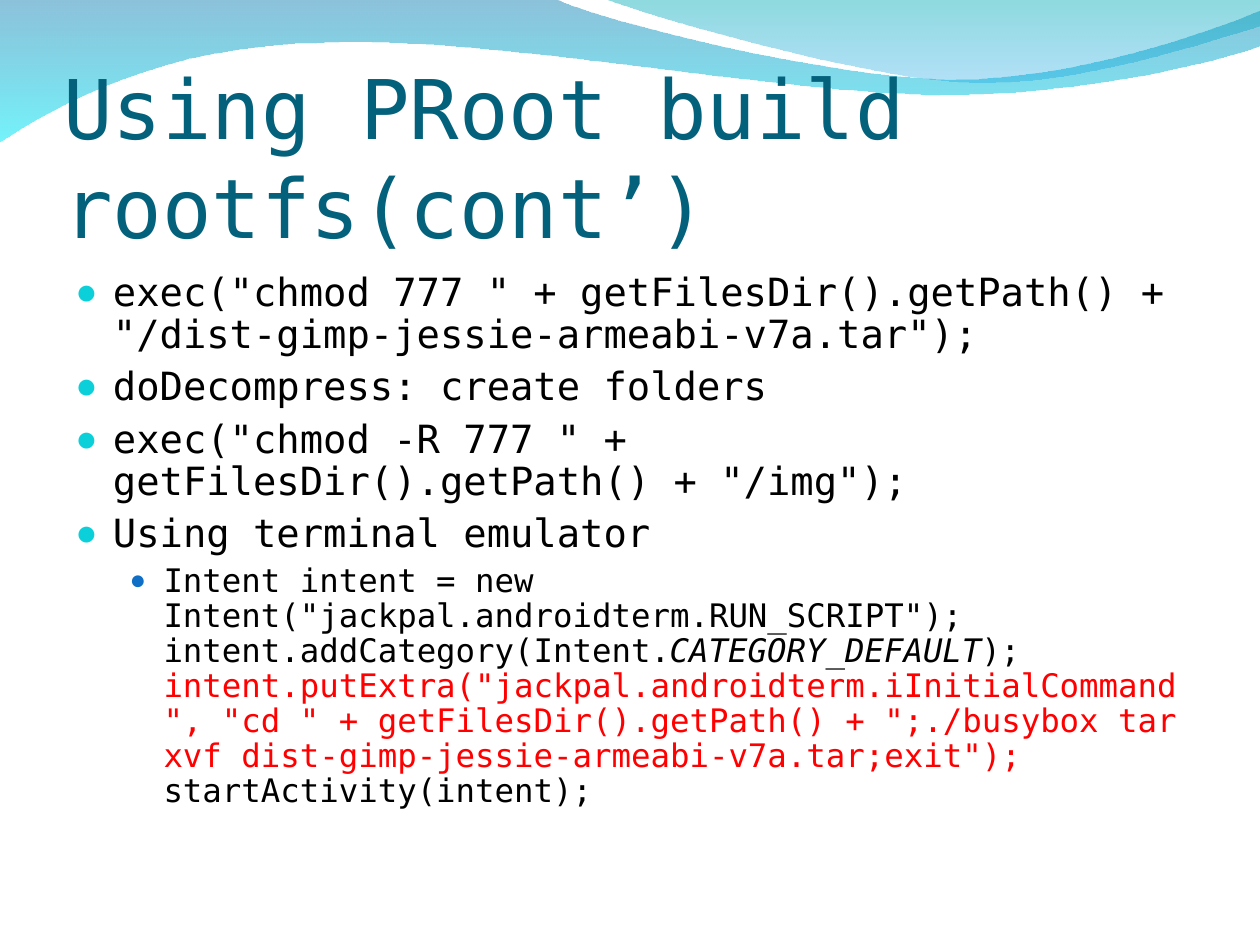
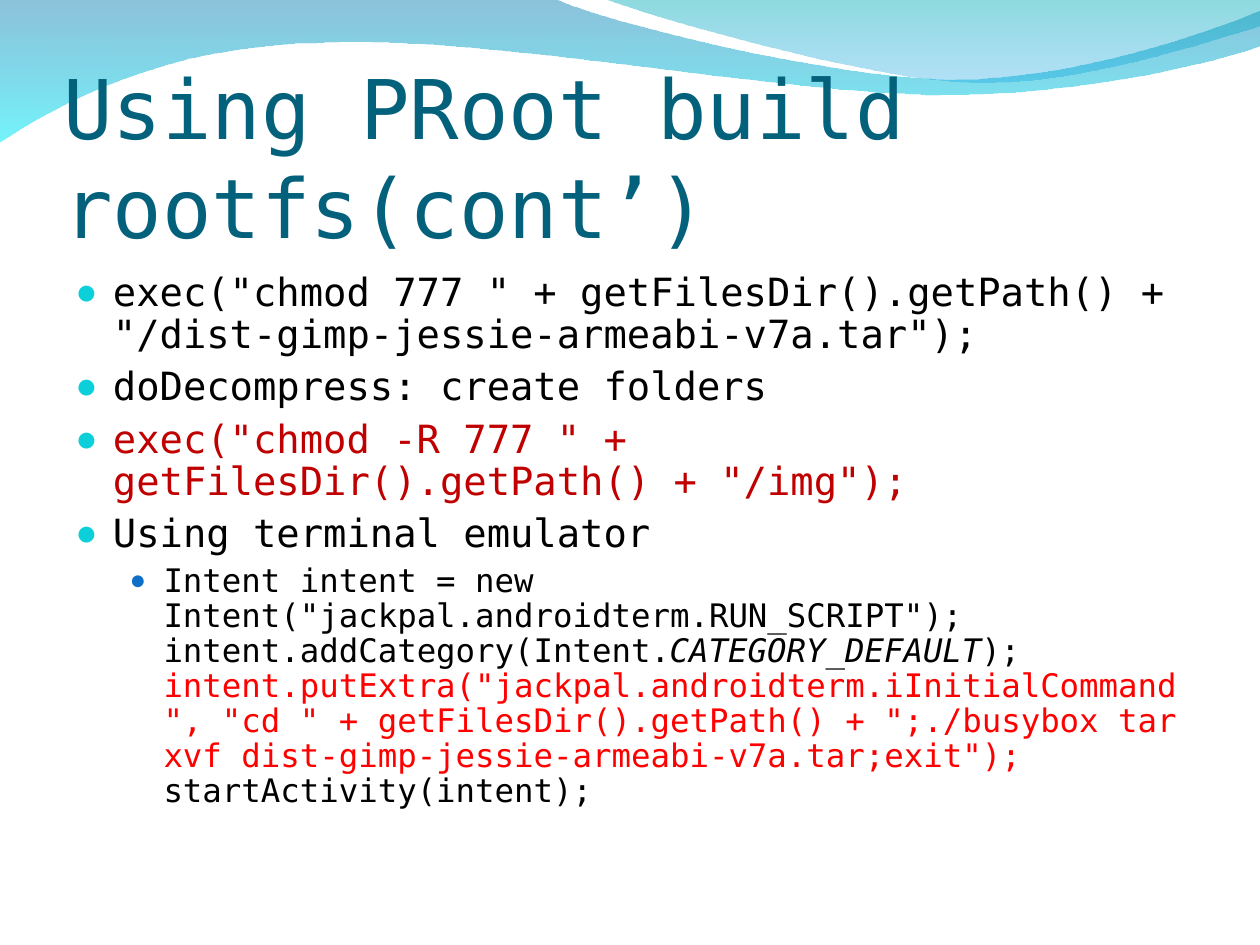
Before and after one commit to peter279k/regular_meeting, a slide deck: slide 14 of Proot.ppt. Drawn at 1260x945 pixels with LibreOffice and Linux fonts; fonts in the diff are those of the drawing; background and template pictures are left out. Boxes give left, top, right and bottom in pixels: in the first picture for what was removed or moved away, otherwise in the second. Text is boxed around its words. In the diff, an @@ line names an element or a change of style, - is before the commit and + after.

Commit message:
add launch root filesystem problems and solution

```diff
--- a/Proot.ppt
+++ b/Proot.ppt
@@ text at [113, 423, 907, 503]: text colour #000000 to #C00000 in "exec("chmod -R 777 " + getFilesDir().getPath() + ..." @@
```
Also in this commit, not shown: 1 other slide changed, 9 slides added.
